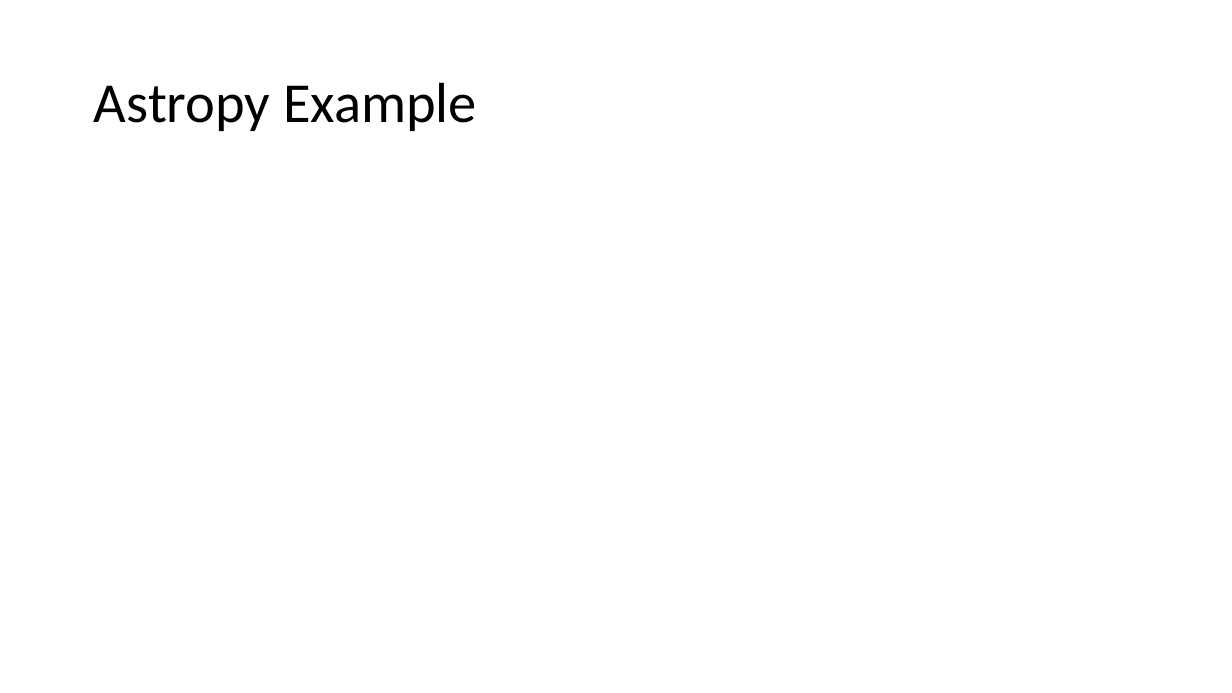
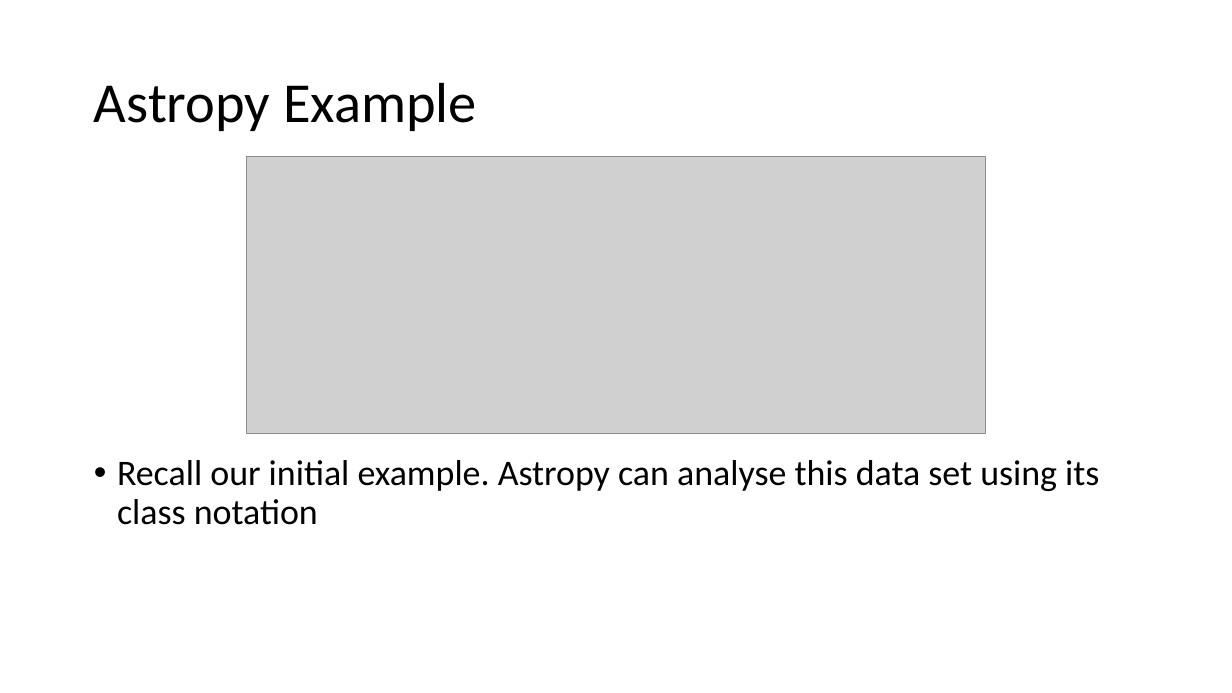
Before and after one commit to Tsintsuntsini/PHYS_581, a slide deck: slide 14 of Presentation2/The Lomb-Scargle Algorithm-v2.pptx (slide 13 before the commit). Drawn at 1232x693 pixels with LibreOffice and Linux fonts; fonts in the diff are those of the drawing; grey boxes stand for pictures. Boxes give left, top, right and bottom in pixels: in the first picture for what was removed or moved away, otherwise in the second. Text is boxed around its words. In the diff, an @@ line names an element or a change of style, - is before the commit and + after.

```diff
--- a/Presentation2/The Lomb-Scargle Algorithm-v2.pptx
+++ b/Presentation2/The Lomb-Scargle Algorithm-v2.pptx
@@ picture added at (x1=247, y1=156, x2=986, y2=433) @@
@@ text added at (x1=117, y1=460, x2=1099, y2=525), 28 pt, text #000000 @@
+• Recall our initial example. Astropy can analyse this data set using its class notation
```
Also in this commit, not shown: 3 other slides changed, 3 slides added, 1 slide removed.
